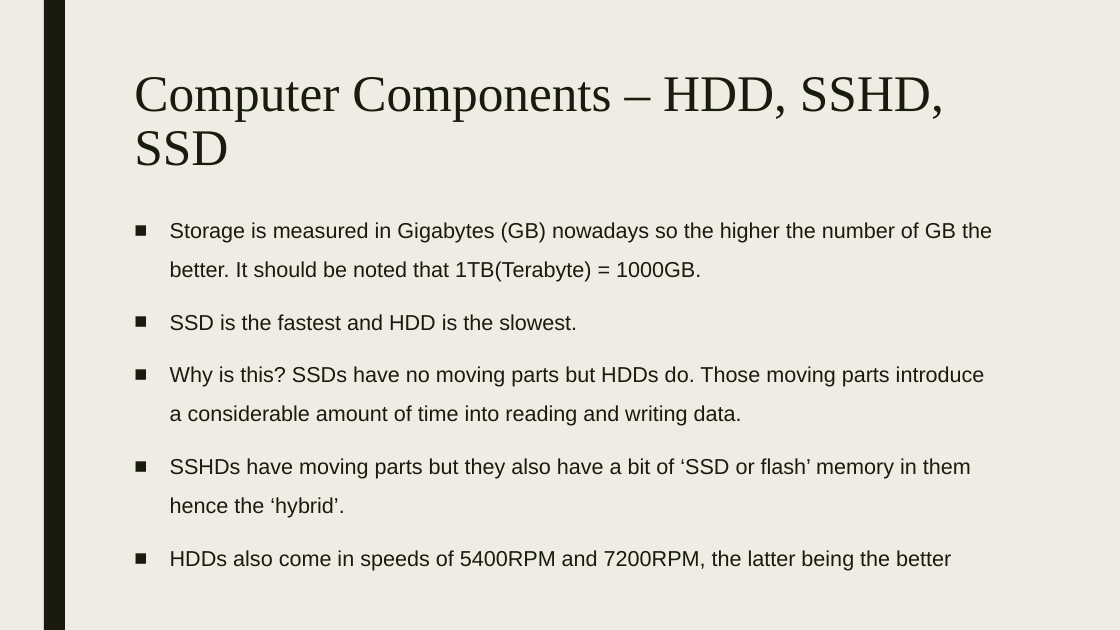
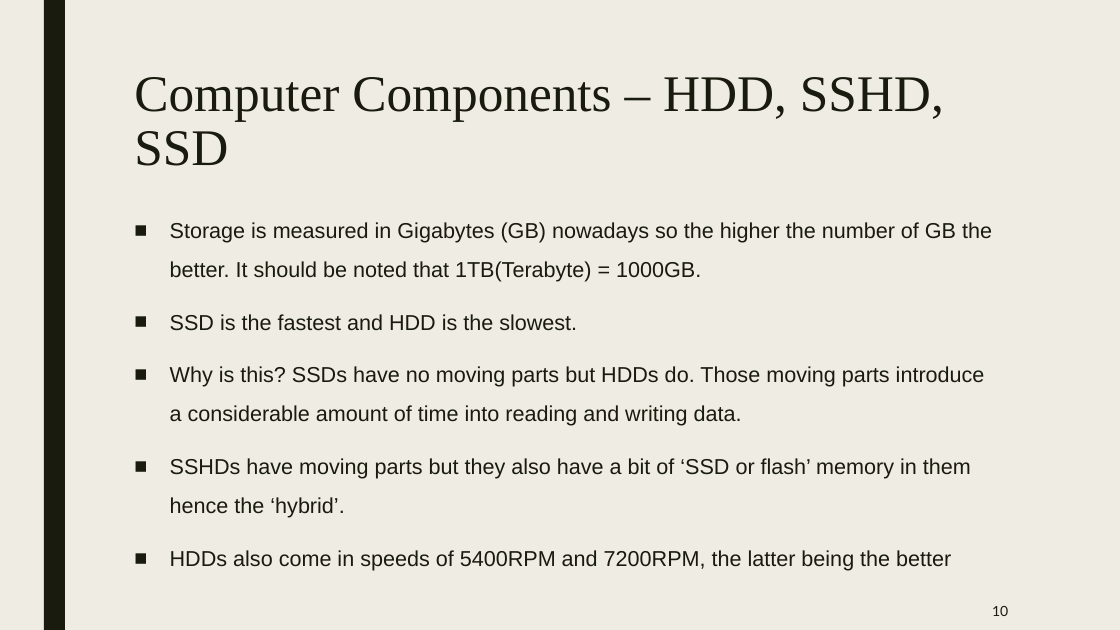
Before and after one commit to simeon9696/programmingworkshop, a slide deck: slide 10 of 2.) Introduction to computers/Introduction to computers.pptx (slide 9 before the commit). Drawn at 1120x630 pixels with LibreOffice and Linux fonts; fonts in the diff are those of the drawing. Boxes give left, top, right and bottom in pixels: in the first picture for what was removed or moved away, otherwise in the second. Text is boxed around its words. In the diff, an @@ line names an element or a change of style, - is before the commit and + after.

Commit message:
added introduction to computers and pointers

```diff
--- a/2.) Introduction to computers/Introduction to computers.pptx
+++ b/2.) Introduction to computers/Introduction to computers.pptx
@@ page number added at <box>992,606,1008,616</box>, 12 pt, text #191B0E @@
+10
```
Also in this commit, not shown: 8 other slides changed, 3 slides added, 3 other files.
